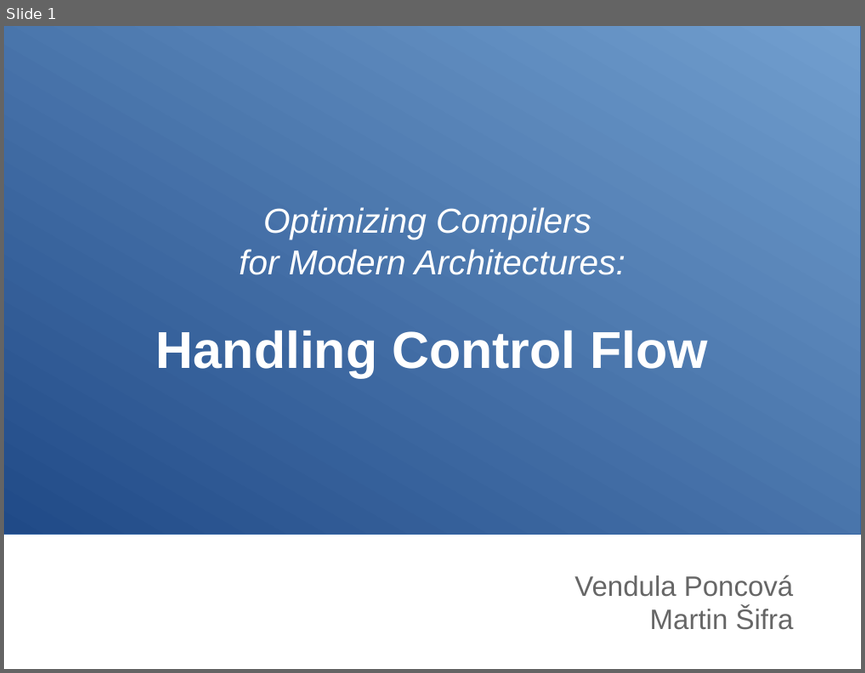
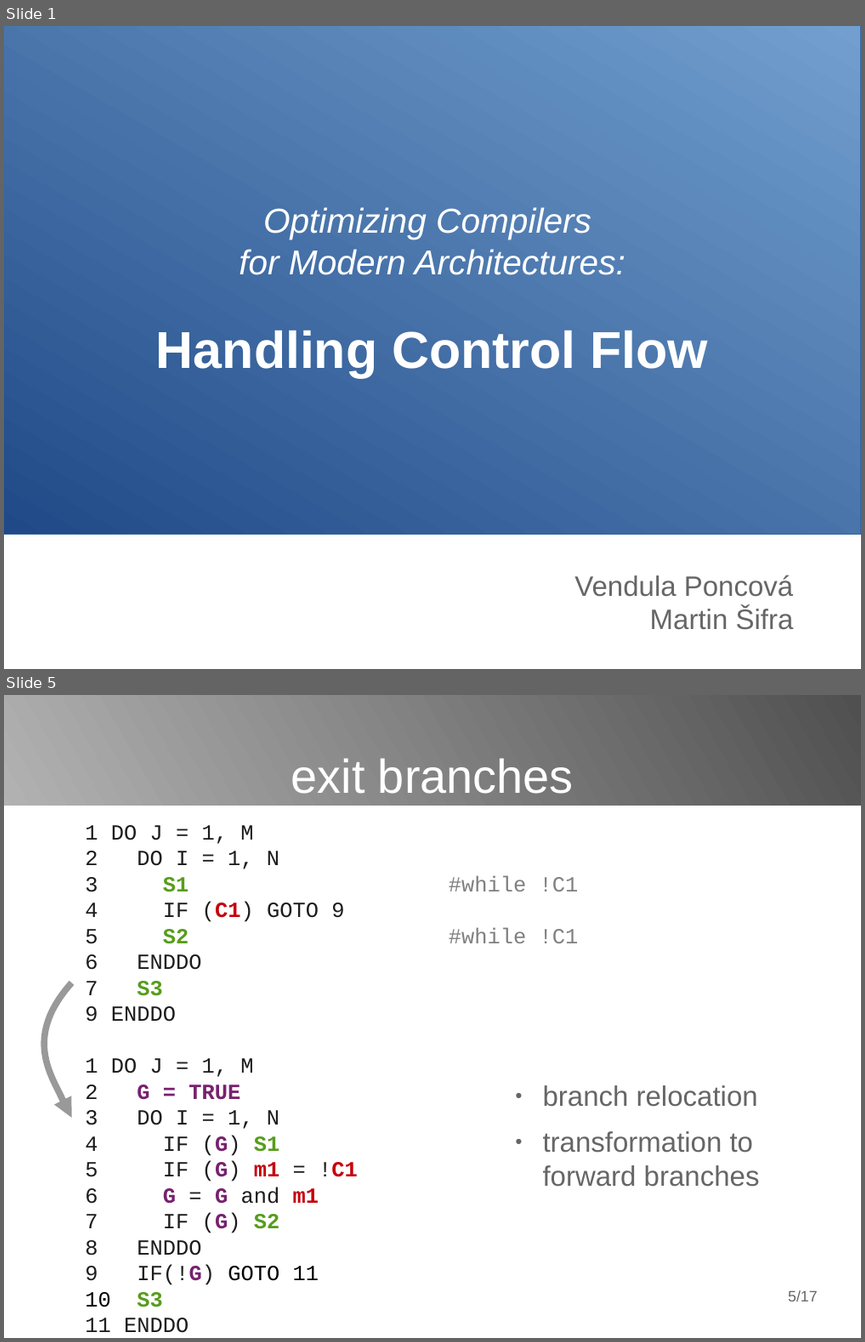
Before and after one commit to poncovka/vype-compiler, a slide deck: presentation/presentation.odp. Shown one above the other, each under a label of ours: slide 1 before the commit, slides 1 and 5 after it; the slides between them are not shown. The pictures are 865x673 and 865x1342 pixels, drawn with LibreOffice and Linux fonts; fonts in the diff are those of the drawing. Boxes give left, top, right and bottom in pixels: in the first picture for what was removed or moved away, otherwise in the second. Text is boxed around its words. In the diff, an @@ line names an element or a change of style, - is before the commit and + after.

```diff
--- a/presentation/presentation.odp
+++ b/presentation/presentation.odp
@@ slide 5 added at bbox=[4, 695, 861, 1338], background #FFFFFF @@
@@ rectangle added at bbox=[4, 695, 861, 805], fill gradient #4C4C4C to #B3B3B3 @@
@@ title added at bbox=[291, 758, 574, 794], 44 pt, text #FFFFFF @@
+exit branches
@@ text added at bbox=[85, 825, 358, 1307], 20 pt, text #1C1C1C @@
+1 DO J = 1, M
+2 DO I = 1, N
+3 S1 #while !C1
+4 IF (C1) GOTO 9
+5 S2 #while !C1
+6 ENDDO
+7 S3
+9 ENDDO
+1 DO J = 1, M
+2 G = TRUE
+3 DO I = 1, N
+4 IF (G) S1
+5 IF (G) m1 = !C1
+6 G = G and m1
+7 IF (G) S2
+8 ENDDO
+9 IF(!G) GOTO 11
+10 S3
+11 ENDDO
@@ freeform shape added at bbox=[50, 982, 72, 1117], outline #999999 6.01 pt @@
@@ text added at bbox=[543, 1085, 760, 1186], 26 pt, text #666666 @@
+● branch relocation
+● transformation to forward branches
@@ page number added at bbox=[788, 1290, 817, 1301], 14 pt, text #666666 @@
+5/17
```
Also in this commit, not shown: 4 slides changed, 11 other slides added, 8 slides removed, 1 other file.
